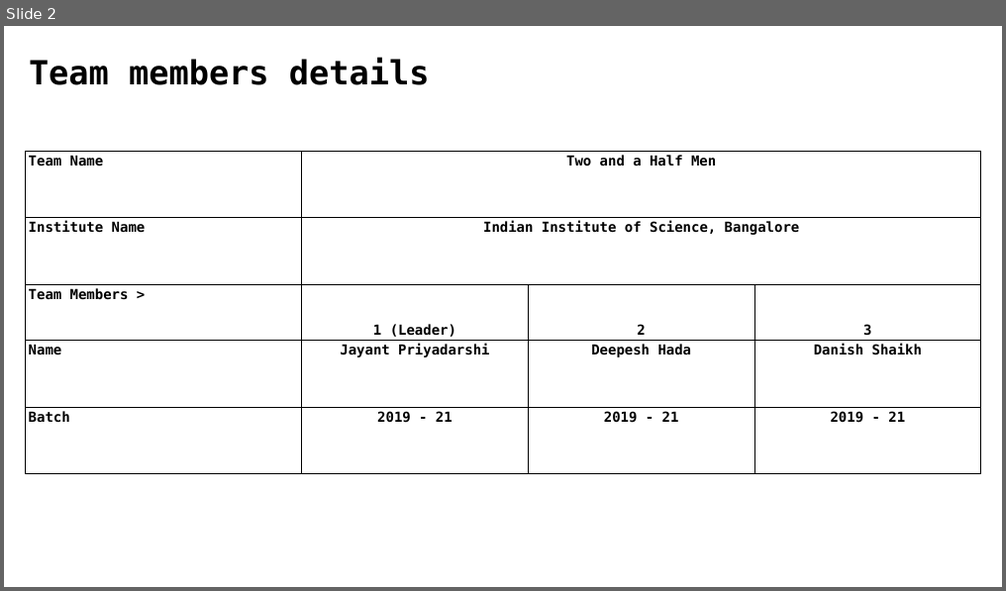
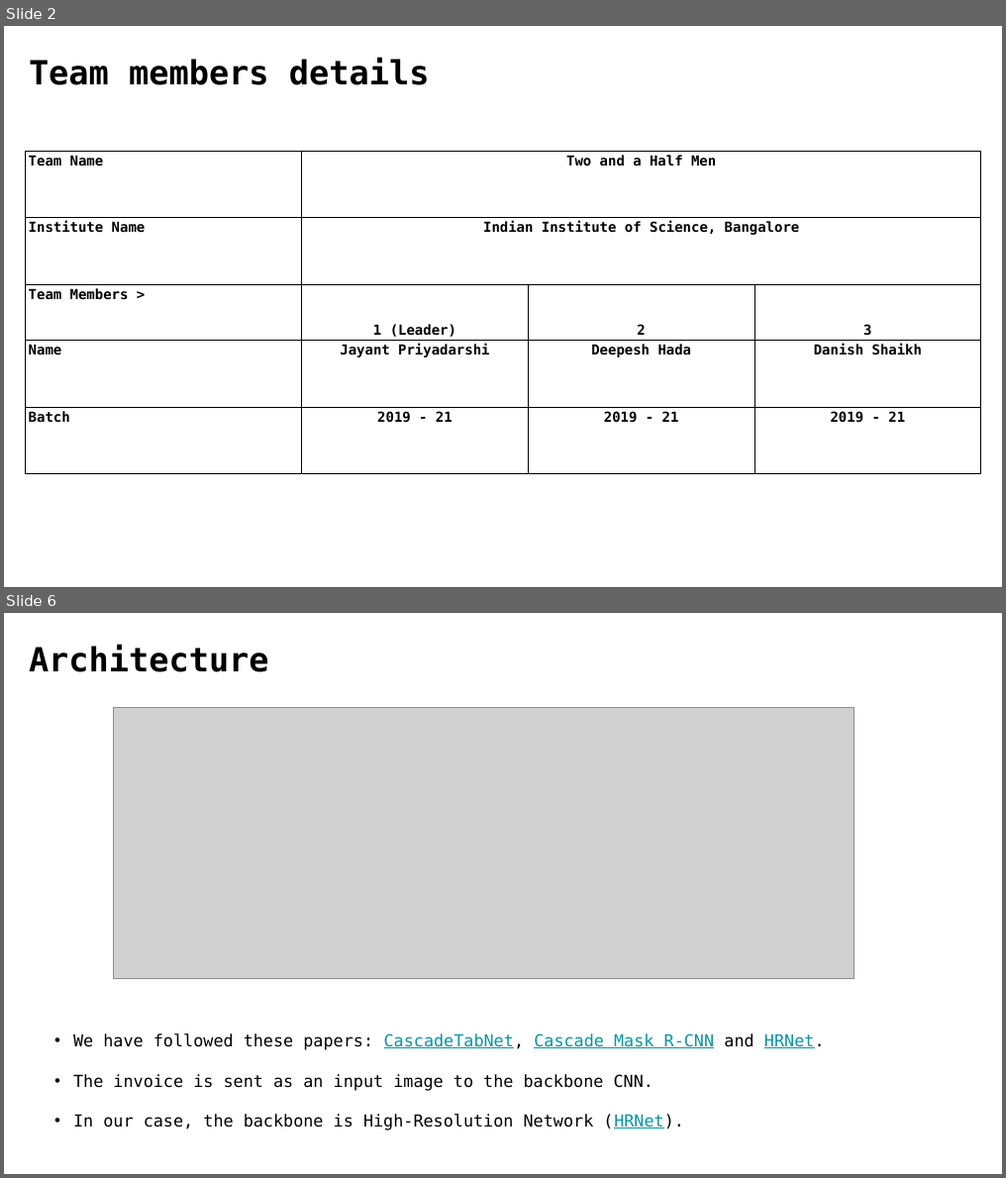
Before and after one commit to deepeshhada/flipkart-grid-table-extraction, a slide deck: Level 2/GRiD_ Electronic Invoicing using Image Processing_TwoAndAHalfMen_IISc.pptx. Shown one above the other, each under a label of ours: slide 2 before the commit, slides 2 and 6 after it; the slides between them are not shown. The pictures are 1006x591 and 1006x1178 pixels, drawn with LibreOffice and Linux fonts; fonts in the diff are those of the drawing; grey boxes stand for pictures; background and template pictures are left out. Boxes give left, top, right and bottom in pixels: in the first picture for what was removed or moved away, otherwise in the second. Text is boxed around its words. In the diff, an @@ line names an element or a change of style, - is before the commit and + after.

```diff
--- a/Level 2/GRiD_ Electronic Invoicing using Image Processing_TwoAndAHalfMen_IISc.pptx
+++ b/Level 2/GRiD_ Electronic Invoicing using Image Processing_TwoAndAHalfMen_IISc.pptx
@@ slide 6 added at (4, 613, 1002, 1174), background picture (left out) @@
@@ text added at (29, 644, 269, 672), 24 pt, text #000000, bold @@
+Architecture
@@ picture added at (113, 708, 853, 979) @@
@@ text added at (73, 1034, 825, 1131), 12 pt, text #000000 @@
+• We have followed these papers: CascadeTabNet, Cascade Mask R-CNN and HRNet.
+• The invoice is sent as an input image to the backbone CNN.
+• In our case, the backbone is High-Resolution Network (HRNet).
```
Also in this commit, not shown: 5 slides changed, 4 other slides added, 5 slides removed, 3 other files.
